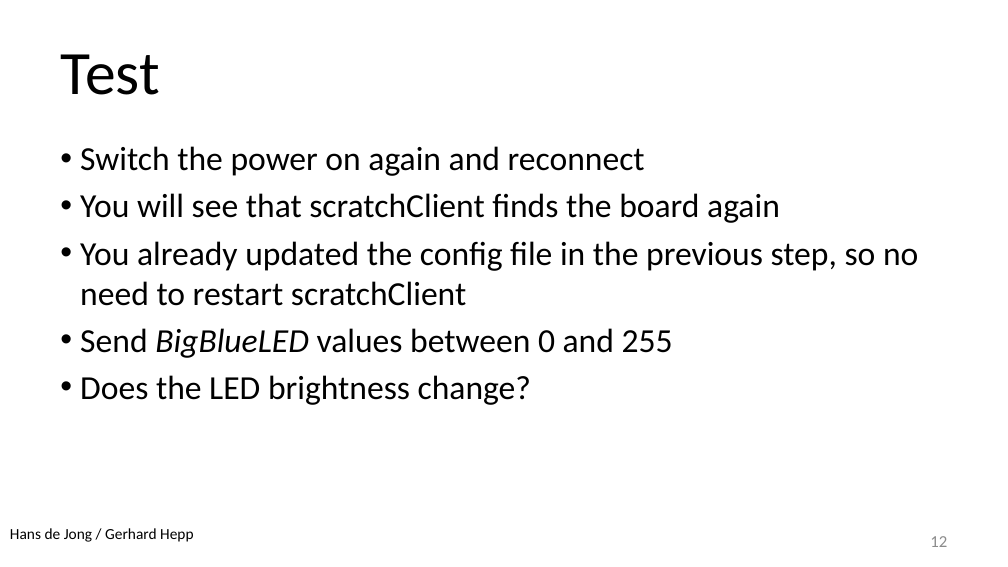
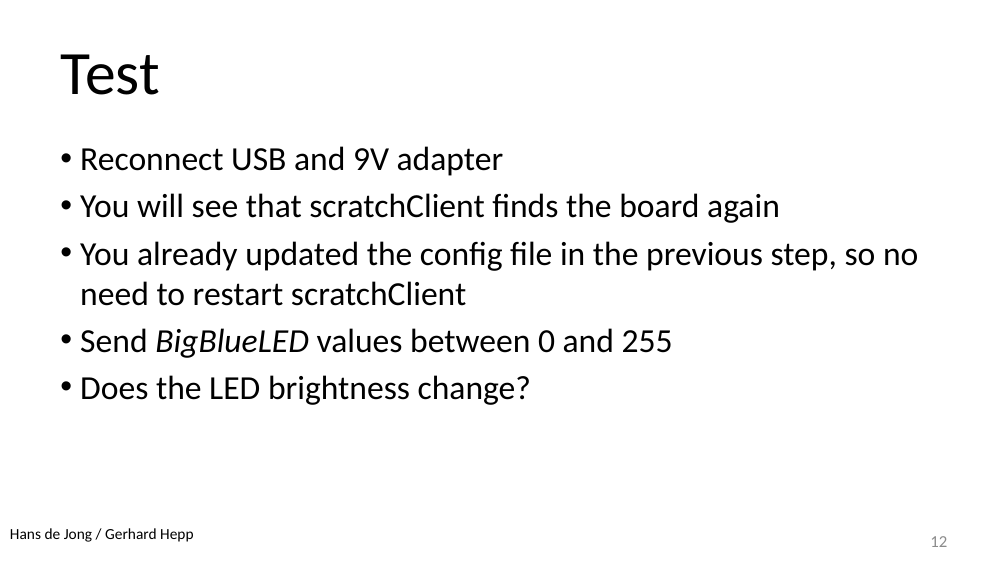
Before and after one commit to hansdejongehv/scratchClient-Tutorials, a slide deck: slide 12 of scratchClientTutorial/UK---English/UK - 2 - scratchCl Intermediate Tutorial.pptx. Drawn at 1008x567 pixels with LibreOffice and Linux fonts; fonts in the diff are those of the drawing; background and template pictures are left out. Boxes give left, top, right and bottom in pixels: in the first picture for what was removed or moved away, otherwise in the second. Text is boxed around its words. In the diff, an @@ line names an element or a change of style, - is before the commit and + after.

```diff
--- a/scratchClientTutorial/UK---English/UK - 2 - scratchCl Intermediate Tutorial.pptx
+++ b/scratchClientTutorial/UK---English/UK - 2 - scratchCl Intermediate Tutorial.pptx
@@ text at box(80, 146, 504, 176): text changed @@
-• Switch the power on again and reconnect
+• Reconnect USB and 9V adapter
```
Also in this commit, not shown: 9 other slides changed, 2 other files.
